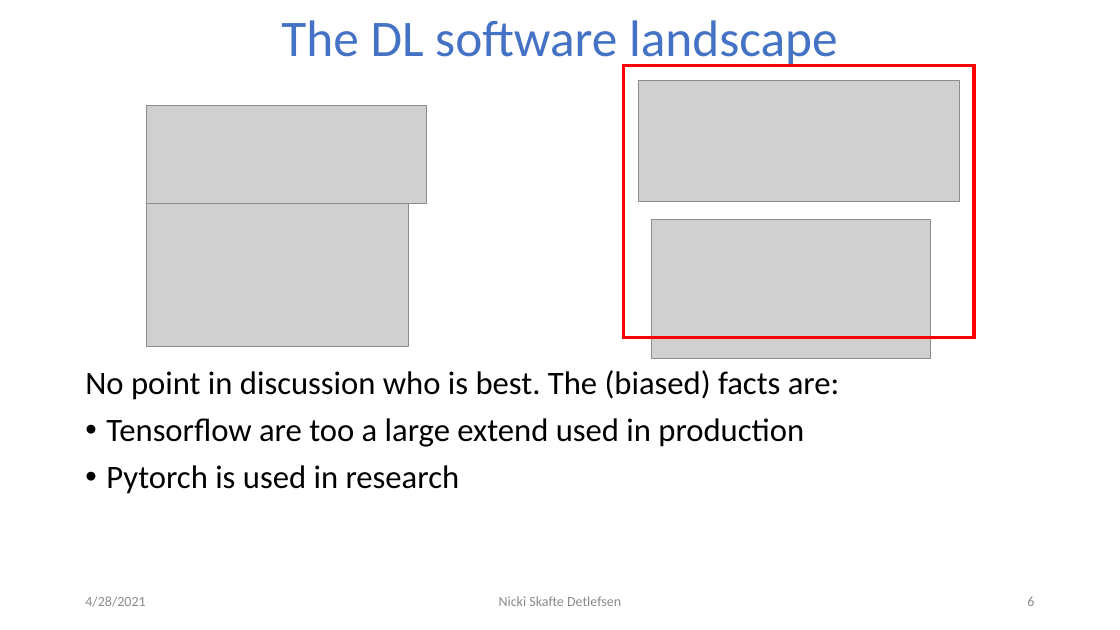
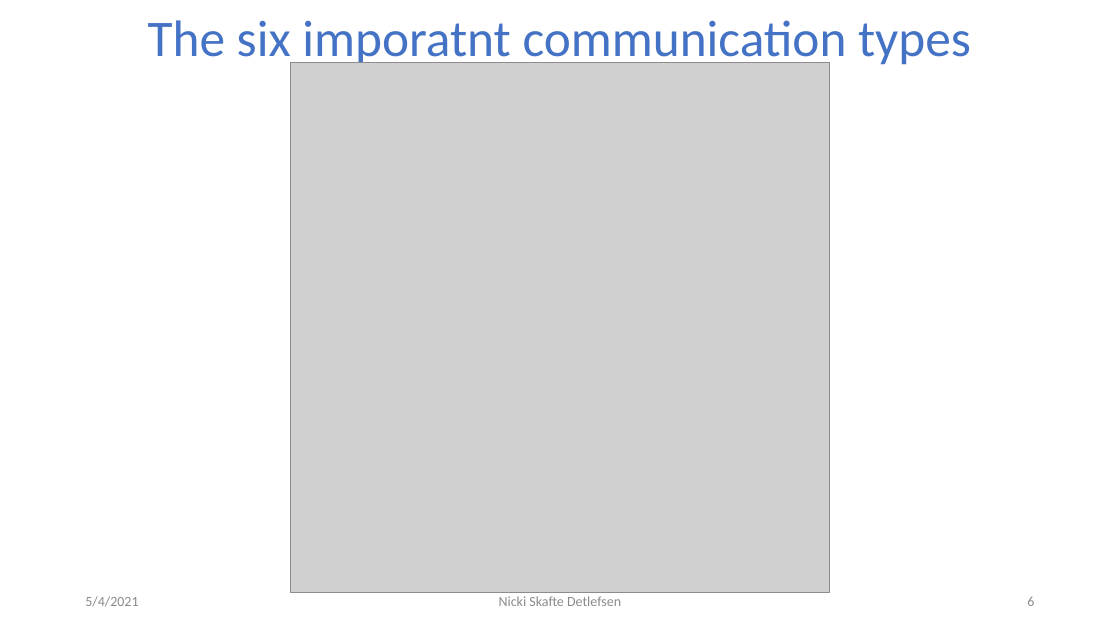
Before and after one commit to DeepEasterbunny/dtu_mlops, a slide deck: slide 6 of 7_distributed_training/DistributedTraining.pptx. Drawn at 1120x630 pixels with LibreOffice and Linux fonts; fonts in the diff are those of the drawing; grey boxes stand for pictures; background and template pictures are left out. Boxes give left, top, right and bottom in pixels: in the first picture for what was removed or moved away, otherwise in the second. Text is boxed around its words. In the diff, an @@ line names an element or a change of style, - is before the commit and + after.

```diff
--- a/7_distributed_training/DistributedTraining.pptx
+++ b/7_distributed_training/DistributedTraining.pptx
@@ title at (148,20,971,69): text changed @@
-The DL software landscape
+The six imporatnt communication types
@@ picture added at (291,62,830,592) @@
@@ rectangle removed at (623,66,974,338) @@
@@ picture removed at (639,81,959,202) @@
@@ picture removed at (146,105,426,203) @@
@@ picture removed at (146,199,408,346) @@
@@ picture removed at (652,219,930,359) @@
@@ text removed at (85,370,840,494) @@
-No point in discussion who is best. The (biased) facts are:
-• Tensorflow are too a large extend used in production
-• Pytorch is used in research
@@ text at (85,596,138,607): text changed @@
-4/28/2021
+5/4/2021
```
Also in this commit, not shown: 4 other slides changed, 5 slides added, 3 slides removed, 4 other files.
